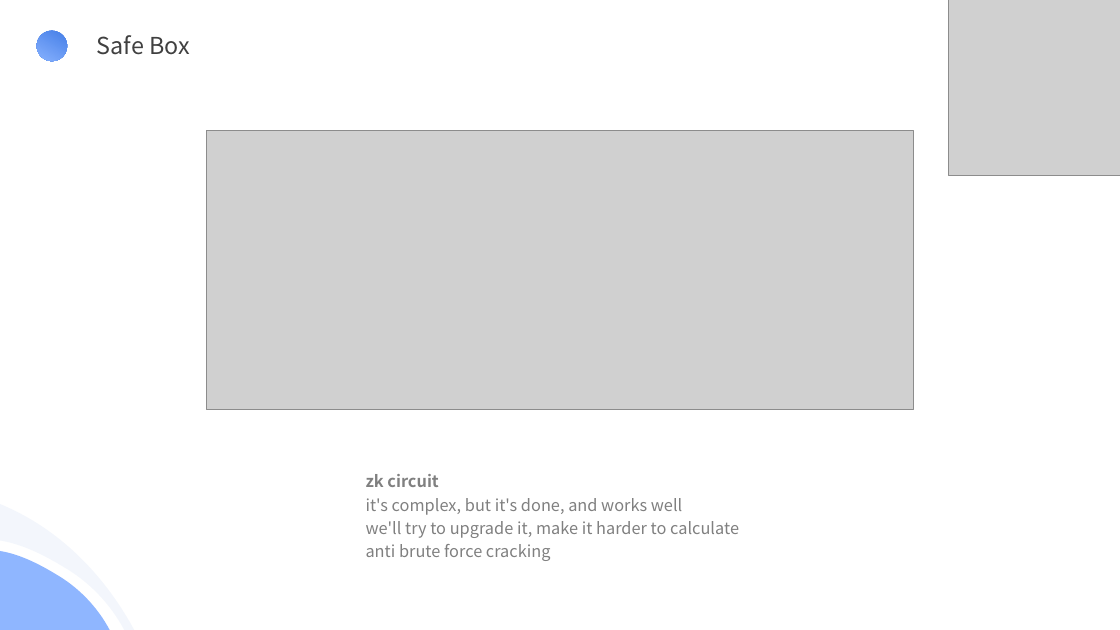
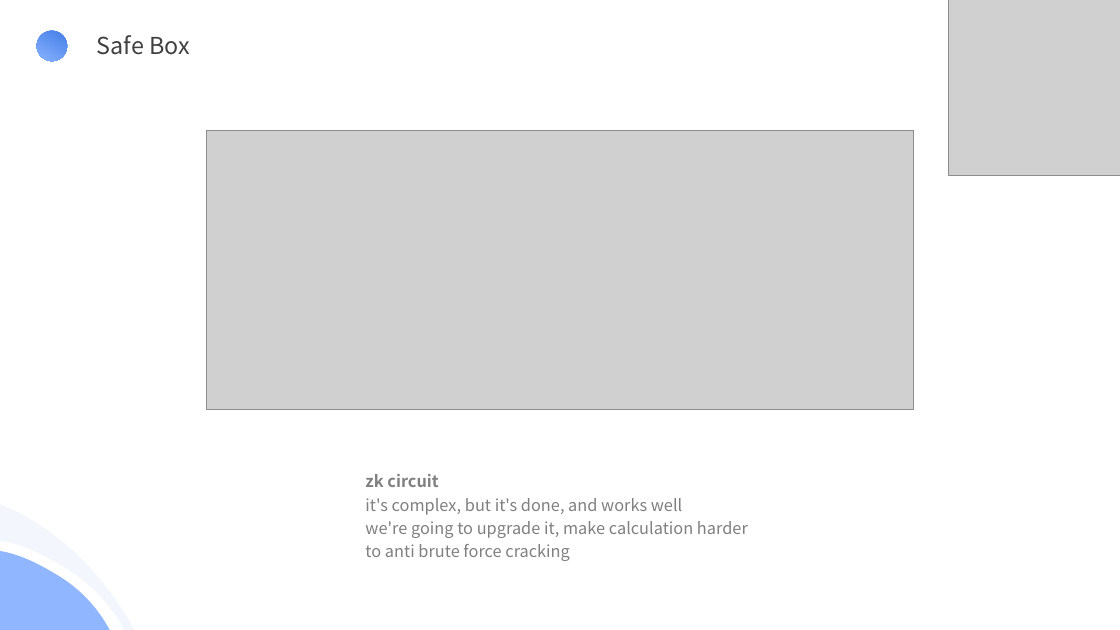
Before and after one commit to busyapedao/zkpayroll-contract, a slide deck: slide 8 of doc/zkpayroll.pptx. Drawn at 1120x630 pixels with LibreOffice and Linux fonts; fonts in the diff are those of the drawing; grey boxes stand for pictures. Boxes give left, top, right and bottom in pixels: in the first picture for what was removed or moved away, otherwise in the second. Text is boxed around its words. In the diff, an @@ line names an element or a change of style, - is before the commit and + after.

```diff
--- a/doc/zkpayroll.pptx
+++ b/doc/zkpayroll.pptx
@@ text at <box>365,521,748,561</box>: text changed @@
-we'll try to upgrade it, make it harder to calculate
-anti brute force cracking
+we're going to upgrade it, make calculation harder
+to anti brute force cracking
```
Also in this commit, not shown: 7 other slides changed, 2 other files.
